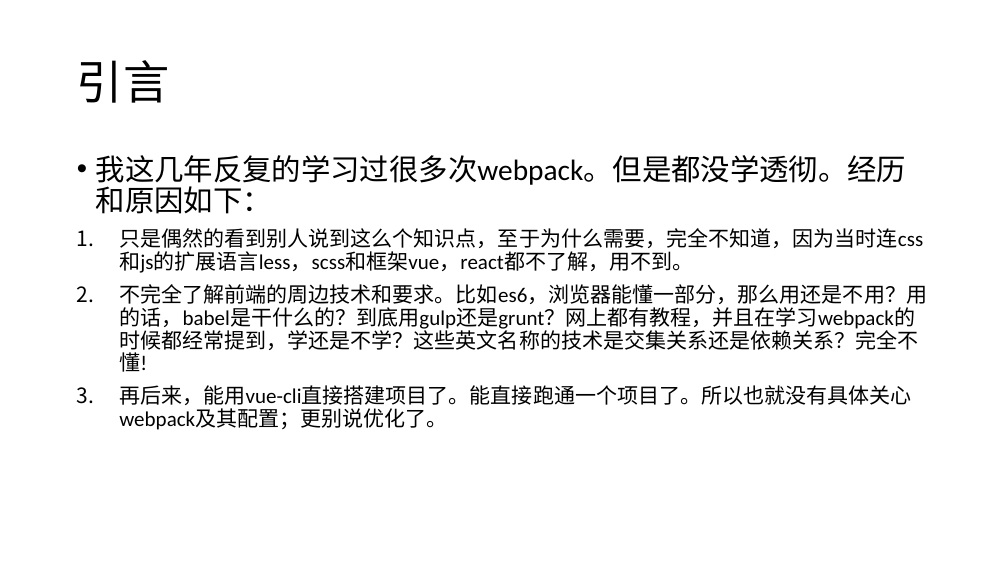
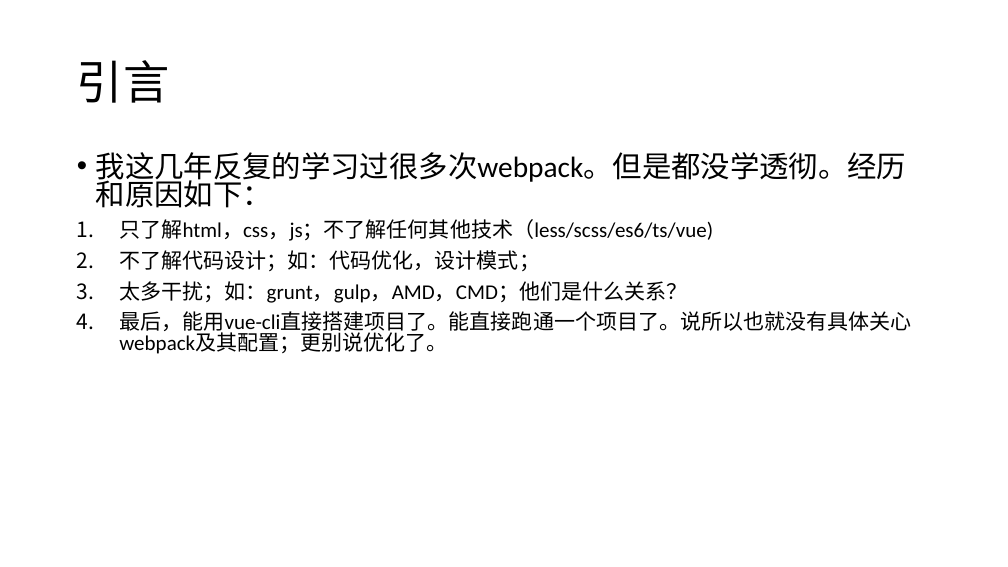
Before and after one commit to Cohen-Wang/workbench, a slide deck: slide 2 of cloud/webpack-ppt/培训 - webpack.pptx. Drawn at 1008x567 pixels with LibreOffice and Linux fonts; fonts in the diff are those of the drawing. Boxes give left, top, right and bottom in pixels: in the first picture for what was removed or moved away, otherwise in the second. Text is boxed around its words. In the diff, an @@ line names an element or a change of style, - is before the commit and + after.

```diff
--- a/cloud/webpack-ppt/培训 - webpack.pptx
+++ b/cloud/webpack-ppt/培训 - webpack.pptx
@@ text at (x1=96, y1=152, x2=907, y2=208): line spacing 0.9 to 0.8 @@
@@ text at (x1=119, y1=219, x2=911, y2=354): text changed @@
-1. 只是偶然的看到别人说到这么个知识点，至于为什么需要，完全不知道，因为当时连css和js的扩展语言less，scss和框架vue，react都不了解，用不到。
-2. 不完全了解前端的周边技术和要求。比如es6，浏览器能懂一部分，那么用还是不用？用的话，babel是干什么的？到底用gulp还是grunt？网上都有教程，并且在学习webpack的时候都经常提到，学还是不学？这些英文名称的技术是交集关系还是依赖关系？完全不懂!
-3. 再后来，能用vue-cli直接搭建项目了。能直接跑通一个项目了。所以也就没有具体关心webpack及其配置；更别说优化了。
+1. 只了解html，css，js；不了解任何其他技术（less/scss/es6/ts/vue)
+2. 不了解代码设计；如：代码优化，设计模式；
+3. 太多干扰；如：grunt，gulp，AMD，CMD；他们是什么关系？
+4. 最后，能用vue-cli直接搭建项目了。能直接跑通一个项目了。说所以也就没有具体关心webpack及其配置；更别说优化了。
```
Also in this commit, not shown: 10 other slides changed, 14 slides added, 3 slides removed, 1 other file.
